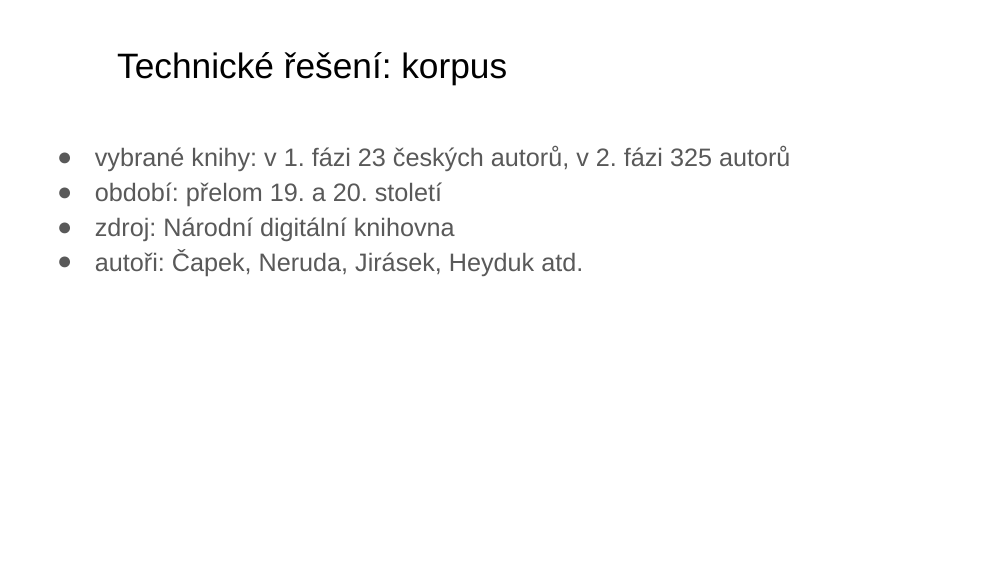
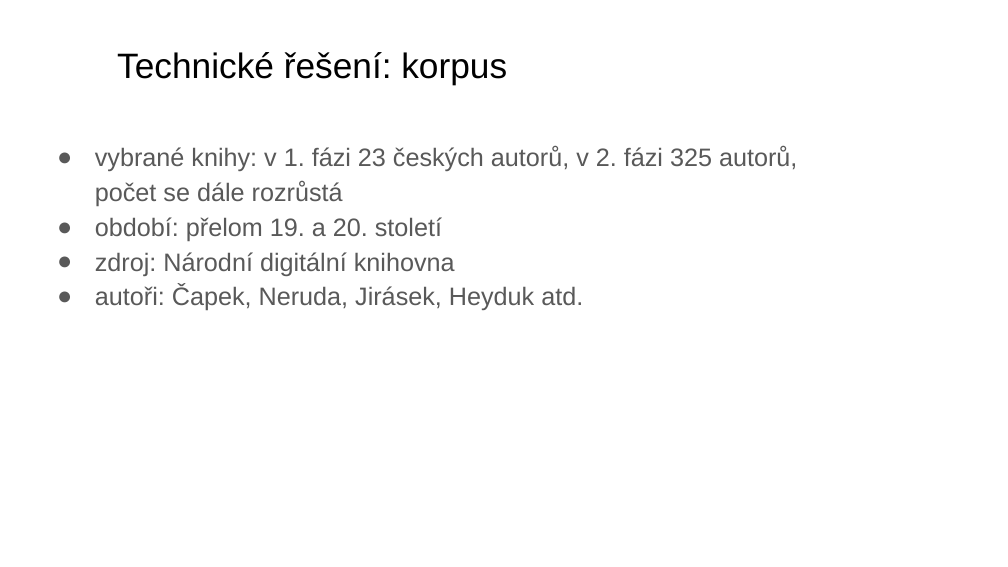
Before and after one commit to pokojaff/petitchat, a slide deck: slide 4 of ftp/akm.pptx. Drawn at 1008x567 pixels with LibreOffice and Linux fonts; fonts in the diff are those of the drawing; background and template pictures are left out. Boxes give left, top, right and bottom in pixels: in the first picture for what was removed or moved away, otherwise in the second. Text is boxed around its words. In the diff, an @@ line names an element or a change of style, - is before the commit and + after.

Commit message:
akm

```diff
--- a/ftp/akm.pptx
+++ b/ftp/akm.pptx
@@ text at bbox=[95, 146, 797, 206]: text changed @@
-● vybrané knihy: v 1. fázi 23 českých autorů, v 2. fázi 325 autorů
+● vybrané knihy: v 1. fázi 23 českých autorů, v 2. fázi 325 autorů,
+  počet se dále rozrůstá
```
Also in this commit, not shown: 3 other slides changed, 1 slide added.
